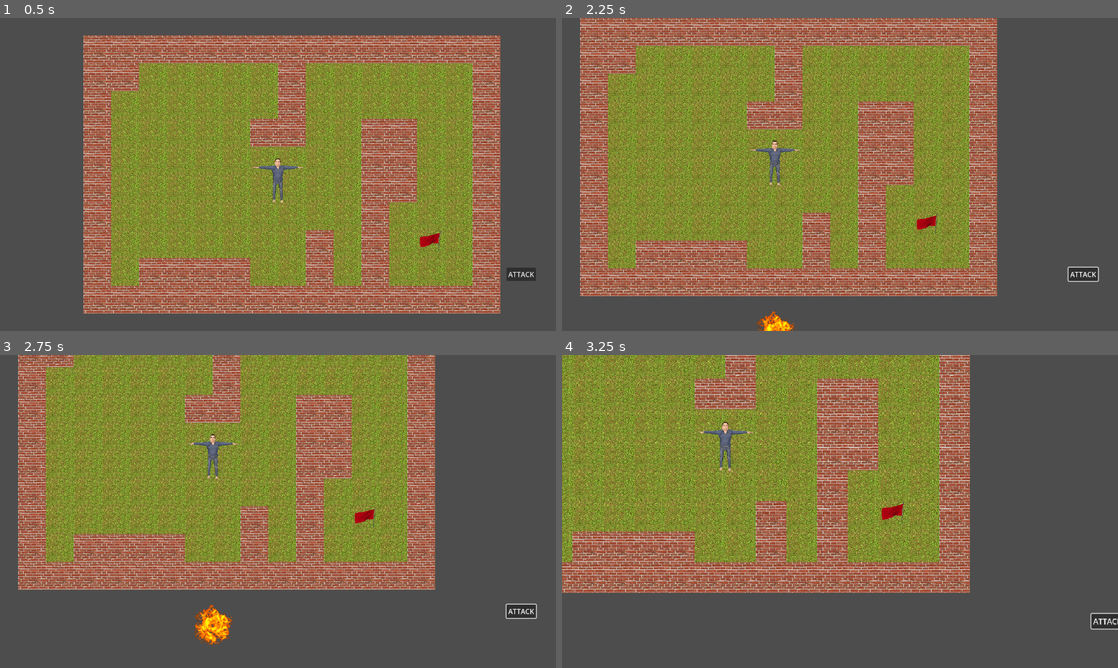
Above: before the commit, frames 1-4 (two rows, left to right).
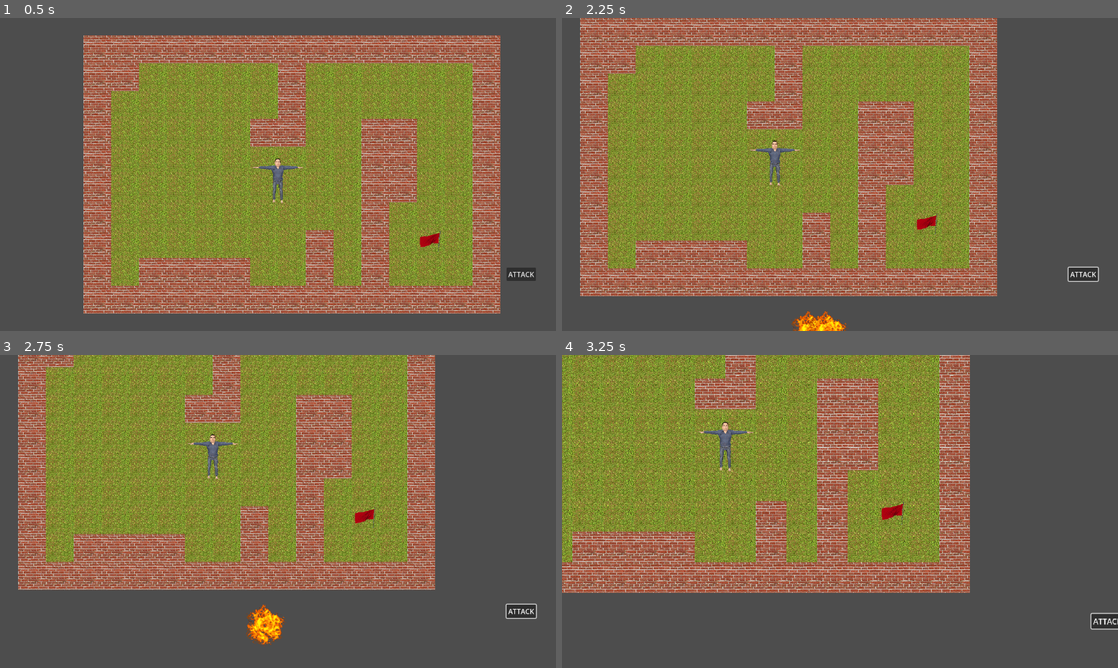
Above: after the commit, the same moments.

Repository: MaxWesterlund/Combombo
Game: Godot game, scene res://Scenes/main.tscn
Two runs of this game, one before a commit and one after it. Both use one fixed random seed, a clock stepped at 60 frames per second and the inputs below.
Inputs (mouse positions are in pixels of both pictures, inside the frame that each line leads up to):
- Up to frame 1 (0.5 s): no input
- Up to frame 2 (2.25 s): click "ATTACK" at 0.5 s; tap Enter at 1.25 s; move the mouse to (962, 158) at 1.27 s; hold D (move_right) 1.28-2.03 s; tap Mouse wheel up (zoom_in) at 1.35 s; click (962, 158) at 1.42 s; move the mouse to (728, 190) at 2.02 s; hold S (move_down) from 2.03 s (still down); tap Mouse wheel down (zoom_out) at 2.1 s; click (728, 190) at 2.17 s
- Up to frame 3 (2.75 s): keep holding S (move_down)
- Up to frame 4 (3.25 s): move the mouse to (773, 624) at 2.77 s; release S (move_down) at 2.78 s; hold D (move_right) from 2.78 s (still down); tap Mouse wheel up (zoom_in) at 2.85 s; click (773, 624) at 2.92 s

Frame 1 is identical in both runs. In frame 2, 0.6% of the frame differs, in the area x 35-52%, y 93-100%; in frame 3, 1.1%, in the area x 34-52%, y 79-94%; in frame 4, nothing differs.

Commit message:
level bombs color
(r+g+b) / 10 = explode_time

Diff:
--- a/Scenes/Tiles/Floor.tscn
+++ /dev/null
@@ -1,6 +0,0 @@
-[gd_scene load_steps=2 format=3 uid="uid://ccw0v17288lpj"]
-
-[ext_resource type="Texture2D" uid="uid://g6p0md8ovvkf" path="res://Sprites/grass.png" id="1_4oi63"]
-
-[node name="Floor" type="Sprite2D"]
-texture = ExtResource("1_4oi63")
--- a/Scenes/Tiles/Goal.tscn
+++ /dev/null
@@ -1,6 +0,0 @@
-[gd_scene load_steps=2 format=3 uid="uid://bonjovg4f3ffu"]
-
-[ext_resource type="Texture2D" uid="uid://ducqpm7ob1r6" path="res://Sprites/goal.png" id="1_c1sso"]
-
-[node name="Goal" type="Sprite2D"]
-texture = ExtResource("1_c1sso")
--- a/Scenes/Tiles/Spawn.tscn
+++ /dev/null
@@ -1,6 +0,0 @@
-[gd_scene load_steps=2 format=3 uid="uid://cwxebyuuxe7pu"]
-
-[ext_resource type="Texture2D" uid="uid://g6p0md8ovvkf" path="res://Sprites/grass.png" id="1_wcec4"]
-
-[node name="Spawn" type="Sprite2D"]
-texture = ExtResource("1_wcec4")
--- a/Scenes/Tiles/Wall.tscn
+++ /dev/null
@@ -1,14 +0,0 @@
-[gd_scene load_steps=3 format=3 uid="uid://div56vd7ivikf"]
-
-[ext_resource type="Texture2D" uid="uid://nnt16nhk6r7s" path="res://Sprites/wall.png" id="1_hnaon"]
-
-[sub_resource type="RectangleShape2D" id="RectangleShape2D_iqp73"]
-
-[node name="Wall" type="StaticBody2D"]
-
-[node name="Sprite2D" type="Sprite2D" parent="."]
-texture = ExtResource("1_hnaon")
-
-[node name="CollisionShape2D" type="CollisionShape2D" parent="."]
-scale = Vector2(3.2, 3.2)
-shape = SubResource("RectangleShape2D_iqp73")
--- a/Scenes/bombo.gd
+++ b/Scenes/bombo.gd
@@ -65,7 +65,7 @@
 
 func _on_input_event(viewport, event: InputEvent, shape_idx):
 	if event is InputEventMouseButton:
-		if event.pressed:
+		if event.pressed and !Utils.is_mouse_over_ui(get_global_mouse_position()):
 			Events.bomb_press.emit(self)
 		elif event.is_released():
 			Events.bomb_release.emit(self)
--- a/Scenes/map_generator.gd
+++ b/Scenes/map_generator.gd
@@ -1,11 +1,6 @@
 extends TileMap
 
 @export var image_path = ""
-
-var wall = preload("res://Scenes/Tiles/Wall.tscn")
-var ground = preload("res://Scenes/Tiles/Floor.tscn")
-var spawn = preload("res://Scenes/Tiles/Spawn.tscn")
-var goal = preload("res://Scenes/Tiles/Goal.tscn")
 
 var bomb = preload("res://Scenes/Bombo.tscn")
 
@@ -16,16 +11,25 @@
 	wall = Color8(255, 0, 0),
 }
 
+const TILE_ATLAS_COORDS = {
+	ground = Vector2i(0, 0),
+	start = Vector2i(0, 0),
+	goal = Vector2i(1, 0),
+	wall = Vector2i(2, 0),
+}
+
 func _ready():
 	var image = Image.new()
 	image.load(image_path)
 
-	var image_height = image.get_height()
-	var image_width = image.get_width()
+	var start_position = spawn_tiles(image)
+	get_node("/root/Main/Player").position = start_position
 
-	var level_size = Vector2i(image_width, image_height - 1)
+	spawn_bombs(image)
+
+func spawn_tiles(image: Image) -> Vector2:
+	var level_size = Vector2i(image.get_width(), image.get_height() - 1)
 	var pp: Vector2
-
 	for y in range(level_size.y):
 		for x in range(level_size.x):
 			var color01 = image.get_pixel(x, y)
@@ -33,31 +37,31 @@
 			set_cell(0, Vector2i(x, y) - level_size/2, 0, atlas_coords_from_color(color))
 			if color == TILE_IMG_COLOR.start:
 				pp = position
+	return pp
+
+func atlas_coords_from_color(color: Color) -> Vector2i:
+	if color.is_equal_approx(TILE_IMG_COLOR.ground):
+		return TILE_ATLAS_COORDS.ground
+	if color.is_equal_approx(TILE_IMG_COLOR.start):
+		return TILE_ATLAS_COORDS.start
+	if color.is_equal_approx(TILE_IMG_COLOR.goal):
+		return TILE_ATLAS_COORDS.goal
+	if color.is_equal_approx(TILE_IMG_COLOR.wall):
+		return TILE_ATLAS_COORDS.wall
+	return TILE_ATLAS_COORDS.ground
+
+func spawn_bombs(image: Image):
 	var bomb_count = 0
-	var bombs = []
-	for x in range(image_width):
-		var color = image.get_pixel(x, image_height - 1)
-		if color != Color(0, 0, 0, 0):
-			bombs.append(color.r + color.g + color.b)
+	var bombs_values = []
+	for x in range(image.get_width()):
+		var color = image.get_pixel(x, image.get_height() - 1)
+		if color.a8 != 0:
+			bombs_values.append(color.r8 + color.g8 + color.b8)
 
 	var individual = 40
 	var total = individual * bomb_count
-	for i in bombs:
+	for i in range(len(bombs_values)):
 		var instance = bomb.instantiate()
-		instance.explode_time = i
-		instance.position = Vector2(-total/2.0 * individual, 400)
+		instance.explode_time = bombs_values[i] / 10.0
+		instance.position = Vector2(-total/2.0 + individual * i, 400)
 		add_child(instance)
-
-	get_node("/root/Main/Player").position = pp
-
-func atlas_coords_from_color(color) -> Vector2i:
-	match color:
-		TILE_IMG_COLOR.ground:
-			return Vector2i(0, 0)
-		TILE_IMG_COLOR.start:
-			return Vector2i(0, 0)
-		TILE_IMG_COLOR.goal:
-			return Vector2i(1, 0)
-		TILE_IMG_COLOR.wall:
-			return Vector2i(2, 0)
-	return ground
--- a/Scenes/player.gd
+++ b/Scenes/player.gd
@@ -17,6 +17,4 @@
 		max_distance_multiplier * distance_that_will_max_mult / max(d.length(), distance_that_will_max_mult),
 		max_distance_multiplier
 	)
-	print(d.length())
-	print(distance_multiplier)
 	apply_force(direction * size * distance_multiplier)
--- a/Scripts/bomb_mover.gd
+++ b/Scripts/bomb_mover.gd
@@ -1,8 +1,8 @@
 extends Node2D
 
 var bomb = preload("res://Scenes/Bombo.tscn")
-
 var bomb_moving: RigidBody2D = null
+var bomb_delta: Vector2
 
 func _ready():
 	Events.bomb_press.connect(handle_bomb_press)
@@ -11,7 +11,7 @@
 
 func _process(delta):
 	if bomb_moving:
-		bomb_moving.position = get_global_mouse_position()
+		bomb_moving.position = get_global_mouse_position() + bomb_delta
 
 func spawn_bomb(position: Vector2):
 	var instance = bomb.instantiate()
@@ -21,6 +21,7 @@
 func handle_bomb_press(bomb: RigidBody2D):
 	if bomb_moving == null:
 		bomb_moving = bomb
+		bomb_delta = bomb.position - get_global_mouse_position()
 	bomb_moving.freeze = true
 
 func handle_bomb_release(bomb: RigidBody2D):
--- a/project.godot
+++ b/project.godot
@@ -18,8 +18,8 @@
 [autoload]
 
 Events="*res://Scripts/events.gd"
-Utils="*res://utils.gd"
-Globals="*res://globals.gd"
+Utils="*res://Scripts/utils.gd"
+Globals="*res://Scripts/globals.gd"
 
 [display]
 
Binary file changed: Levels/test_level.png
Not shown, changed: Levels/test_level.png.import
Renamed: globals.gd -> Scripts/globals.gd
Renamed: Utils.gd -> Scripts/utils.gd
Not shown, added: todo.txt
